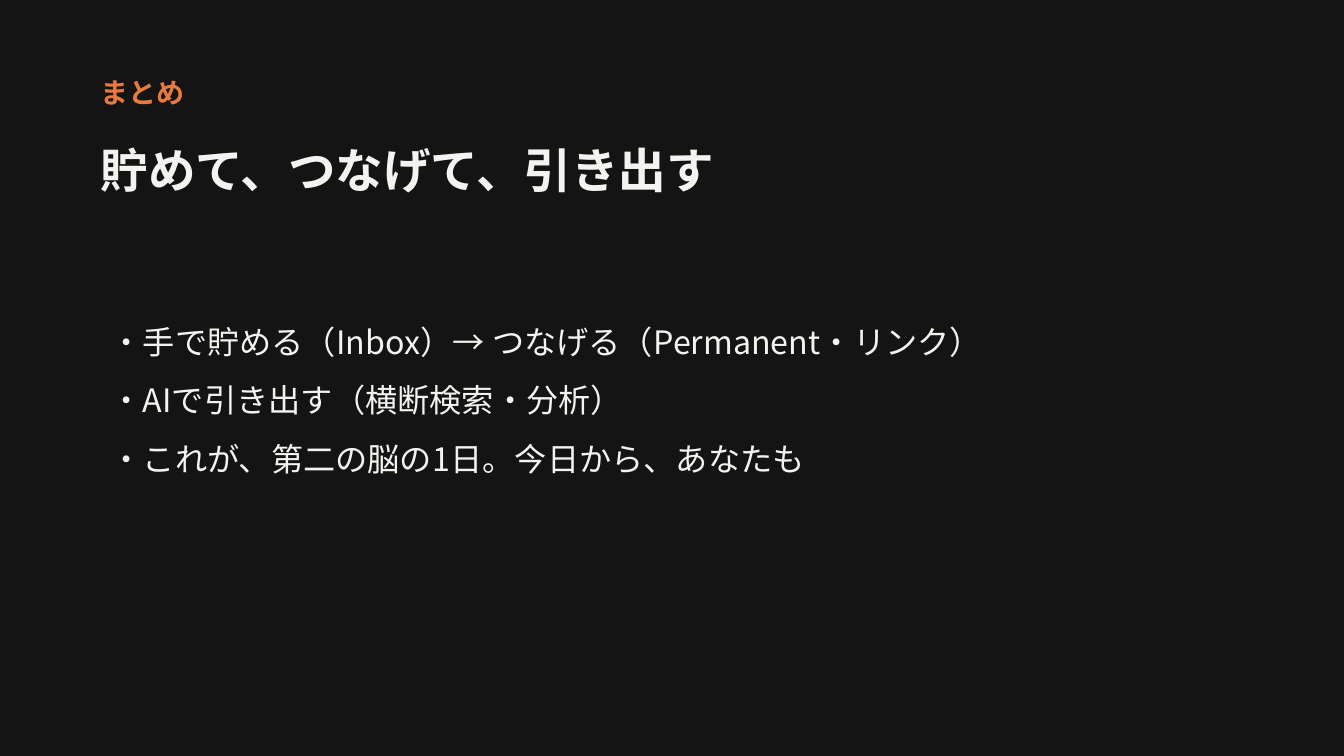
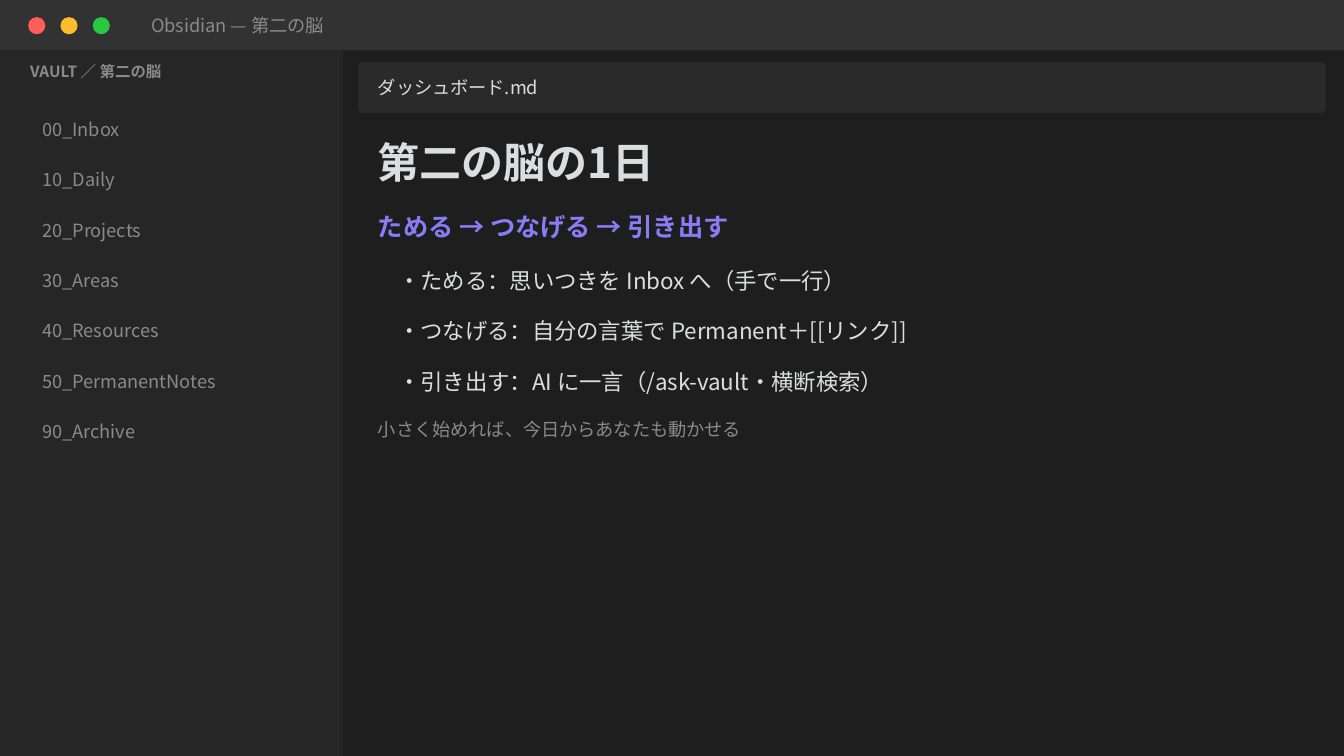
Before and after one commit to pi-poninc/e-learinging, a slide deck: slide 8 of content/47-sb-demo/slides.pptx. Drawn at 1344x756 pixels with LibreOffice and Linux fonts; fonts in the diff are those of the drawing. Boxes give left, top, right and bottom in pixels: in the first picture for what was removed or moved away, otherwise in the second. Text is boxed around its words. In the diff, an @@ line names an element or a change of style, - is before the commit and + after.

```diff
--- a/content/47-sb-demo/slides.pptx
+++ b/content/47-sb-demo/slides.pptx
@@ rectangle at box(0, 0, 1344, 756): fill #141414 to #1E1E1E @@
@@ rectangle added at box(0, 0, 1344, 50), fill #323232 @@
@@ ellipse added at box(28, 17, 45, 34), fill #FF5F56 @@
@@ ellipse added at box(60, 17, 78, 34), fill #FFBD2E @@
@@ ellipse added at box(93, 17, 110, 34), fill #27C93F @@
@@ text added at box(151, 17, 324, 33), 13 pt, text #8A8A8A @@
+Obsidian — 第二の脳
@@ rectangle added at box(0, 50, 343, 756), fill #262626 @@
@@ text added at box(30, 64, 162, 78), 11 pt, text #8A8A8A, bold @@
+VAULT ／ 第二の脳
@@ text removed at box(101, 80, 185, 105) @@
-まとめ
@@ rounded rectangle added at box(358, 63, 1326, 113), fill #2A2A2A @@
@@ text added at box(378, 79, 538, 95), 13 pt, text #DCDDDE @@
+ダッシュボード.md
@@ text added at box(42, 121, 120, 139), 13 pt, text #8A8A8A @@
+00_Inbox
@@ text added at box(378, 142, 655, 182), 30 pt, text #DCDDDE, bold @@
+第二の脳の1日
@@ text added at box(42, 171, 115, 190), 13 pt, text #8A8A8A @@
+10_Daily
@@ text added at box(42, 223, 141, 241), 13 pt, text #8A8A8A @@
+20_Projects
@@ text at box(378, 214, 729, 239): text changed; size 34 to 18 pt; text colour #F5F3F0 to #8B7CF6 @@
-貯めて、つなげて、引き出す
+ためる → つなげる → 引き出す
@@ text added at box(42, 274, 119, 290), 13 pt, text #8A8A8A @@
+30_Areas
@@ text added at box(398, 270, 846, 291), 16 pt, text #DCDDDE @@
+・ためる：思いつきを Inbox へ（手で一行）
@@ text added at box(42, 324, 158, 340), 13 pt, text #8A8A8A @@
+40_Resources
@@ text removed at box(111, 326, 982, 474) @@
-・手で貯める（Inbox）→ つなげる（Permanent・リンク）
-・AIで引き出す（横断検索・分析）
-・これが、第二の脳の1日。今日から、あなたも
@@ text added at box(398, 320, 907, 343), 16 pt, text #DCDDDE @@
+・つなげる：自分の言葉で Permanent＋[[リンク]]
@@ text added at box(42, 375, 215, 391), 13 pt, text #8A8A8A @@
+50_PermanentNotes
@@ text added at box(398, 371, 883, 394), 16 pt, text #DCDDDE @@
+・引き出す：AI に一言（/ask-vault・横断検索）
@@ text added at box(42, 423, 135, 441), 13 pt, text #8A8A8A @@
+90_Archive
@@ text added at box(378, 421, 741, 438), 13 pt, text #8A8A8A @@
+小さく始めれば、今日からあなたも動かせる
```
Also in this commit, not shown: 2 other slides changed, 5 slides added, 5 slides removed, 1 other file.
